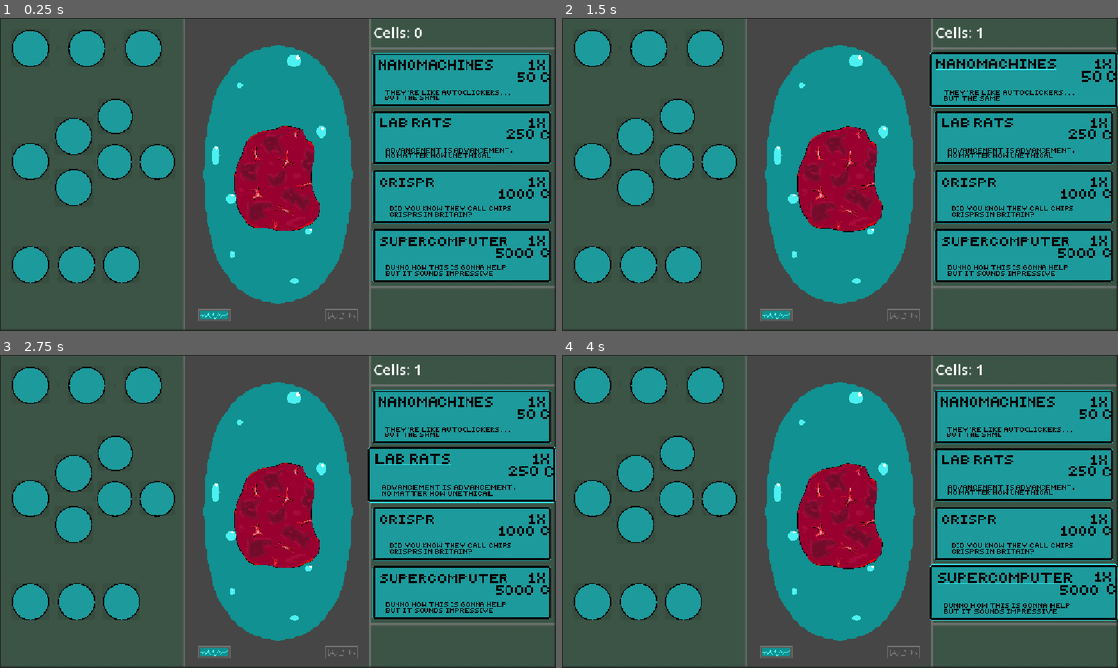
Above: before the commit, frames 1-4 (two rows, left to right).
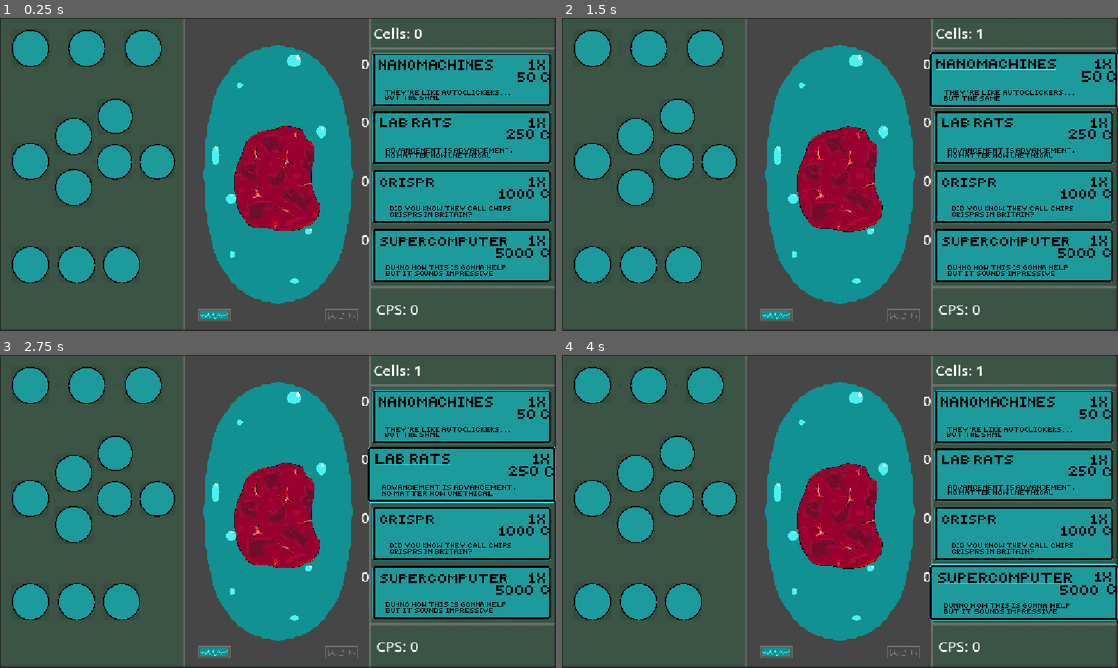
Above: after the commit, the same moments.

Repository: reesespieces342/homonculus-game
Game: Godot game, scene res://main/main.tscn
The game is run twice, just before and just after one commit, with the same random seed, the same clock (stepped at 60 frames per second) and the same inputs.
Inputs (mouse positions are in pixels of both pictures, inside the frame that each line leads up to):
- Up to frame 1 (0.25 s): no input
- Up to frame 2 (1.5 s): move the mouse to (840, 177) at 0.52 s; click (840, 177) at 0.67 s; move the mouse to (1023, 80) at 1.27 s; click (1023, 80) at 1.42 s
- Up to frame 3 (2.75 s): move the mouse to (461, 473) at 2.02 s; click (461, 473) at 2.17 s
- Up to frame 4 (4 s): tap Enter at 2.75 s; move the mouse to (1023, 533) at 2.77 s; click (1023, 533) at 2.92 s; tap Space at 3.5 s; move the mouse to (1023, 592) at 3.52 s; click (1023, 592) at 3.67 s

The runs differ from the first frame. In frame 1, 0.3% of the frame differs, in the area x 65-76%, y 2-95%; in frame 2, 0.3%; in frame 3, 0.3%; in frame 4, 0.3%.

Commit message:
working game
gen upgrades work (need balancing)

Diff:
--- /dev/null
+++ b/homunculus-game/main/cells_per_sec.gd
@@ -0,0 +1,5 @@
+extends Node2D
+
+
+func _on_timer_timeout() -> void:
+	Globals.cell_count += (Globals.cells_per_sec / 10)
--- /dev/null
+++ b/homunculus-game/main/cells_per_sec.tscn
@@ -0,0 +1,12 @@
+[gd_scene format=3 uid="uid://cfkq1h8wykd5p"]
+
+[ext_resource type="Script" uid="uid://7qklswqnj66q" path="res://main/cells_per_sec.gd" id="1_2hlp1"]
+
+[node name="CellsPerSec" type="Node2D" unique_id=54642062]
+script = ExtResource("1_2hlp1")
+
+[node name="Timer" type="Timer" parent="." unique_id=1604073143]
+wait_time = 0.1
+autostart = true
+
+[connection signal="timeout" from="Timer" to="." method="_on_timer_timeout"]
--- a/homunculus-game/main/globals.gd
+++ b/homunculus-game/main/globals.gd
@@ -1,6 +1,7 @@
 extends Node
 
-var cell_count : int = 0
+var cell_count : float = 0
+var cells_per_sec : float = 0
 
 # General upgrades
 var nano_count : int = 0
--- a/homunculus-game/main/main.tscn
+++ b/homunculus-game/main/main.tscn
@@ -2,17 +2,23 @@
 
 [ext_resource type="PackedScene" uid="uid://cywoh0fa70cg4" path="res://background/background.tscn" id="1_53q0u"]
 [ext_resource type="PackedScene" uid="uid://bwhnur23cu8dx" path="res://upgrade tiles/upgrade1.tscn" id="3_4hmqs"]
-[ext_resource type="PackedScene" uid="uid://barvmt4jlxtpb" path="res://text/label.tscn" id="3_piupu"]
+[ext_resource type="PackedScene" uid="uid://cfkq1h8wykd5p" path="res://main/cells_per_sec.tscn" id="3_oagth"]
+[ext_resource type="PackedScene" uid="uid://barvmt4jlxtpb" path="res://text/cell_count.tscn" id="3_piupu"]
 [ext_resource type="PackedScene" uid="uid://btusvri1d08jo" path="res://homunculus/homunculus.tscn" id="3_xwkvk"]
 [ext_resource type="PackedScene" uid="uid://c6psfwv1eobmk" path="res://skill tiles/skill1/skill1.tscn" id="4_c651c"]
 [ext_resource type="PackedScene" uid="uid://bkfniluxs5qwv" path="res://upgrade tiles/upgrade2.tscn" id="4_piupu"]
+[ext_resource type="PackedScene" uid="uid://c5tr6hw21g47j" path="res://text/nano_count.tscn" id="4_q0sk7"]
 [ext_resource type="PackedScene" uid="uid://esn0buu34kdc" path="res://skill tiles/skill1/skill1-1.tscn" id="5_kfbq2"]
 [ext_resource type="PackedScene" uid="uid://b1hd21ymlwer6" path="res://upgrade tiles/upgrade3.tscn" id="5_q0sk7"]
+[ext_resource type="PackedScene" uid="uid://b3x7edra5tgrh" path="res://text/rat_count.tscn" id="5_vapsy"]
 [ext_resource type="PackedScene" uid="uid://dalysjxaayou2" path="res://skill tiles/skill1/skill1-2.tscn" id="6_4dugh"]
+[ext_resource type="PackedScene" uid="uid://djj56tau86qr2" path="res://text/crispr_count.tscn" id="6_jofbb"]
 [ext_resource type="PackedScene" uid="uid://ctn4bpuwvb2bq" path="res://upgrade tiles/upgrade4.tscn" id="6_vapsy"]
 [ext_resource type="PackedScene" uid="uid://biowmge85lvt" path="res://skill tiles/skill2/skill2.tscn" id="7_4dugh"]
+[ext_resource type="PackedScene" uid="uid://d0xh5f6i58g4k" path="res://text/computer_count.tscn" id="7_re7it"]
 [ext_resource type="PackedScene" uid="uid://c6qp8cxe5b6b2" path="res://skill tiles/skill2/skill2-1.tscn" id="8_67ri8"]
 [ext_resource type="PackedScene" uid="uid://cv865vruee13x" path="res://skill tiles/skill2/skill2-2.tscn" id="9_grrlh"]
+[ext_resource type="PackedScene" uid="uid://1yvhcbxnus7j" path="res://text/cells_per_sec.tscn" id="9_n53tw"]
 [ext_resource type="PackedScene" uid="uid://debkbxwwcvnbm" path="res://skill tiles/skill2/skill2-2-1.tscn" id="10_0i4oc"]
 [ext_resource type="PackedScene" uid="uid://oul2prktuoya" path="res://skill tiles/skill2/skill2-3.tscn" id="11_bsumw"]
 [ext_resource type="PackedScene" uid="uid://85rchdosyucq" path="res://skill tiles/skill2/skill2-4.tscn" id="12_fwcvl"]
@@ -29,11 +35,55 @@
 [node name="Homunculus" parent="." unique_id=1771058321 instance=ExtResource("3_xwkvk")]
 position = Vector2(576, 329)
 
-[node name="Label" parent="." unique_id=237445989 instance=ExtResource("3_piupu")]
+[node name="CellsPerSec" parent="." unique_id=54642062 instance=ExtResource("3_oagth")]
+
+[node name="Counters" type="Node" parent="." unique_id=398599919]
+
+[node name="CellCount" parent="Counters" unique_id=237445989 instance=ExtResource("3_piupu")]
 offset_left = 774.0
 offset_top = 8.0
-offset_right = 852.0
-offset_bottom = 41.0
+offset_right = 1059.904
+offset_bottom = 25.839998
+vertical_alignment = 1
+
+[node name="NanoCount" parent="Counters" unique_id=819185519 instance=ExtResource("4_q0sk7")]
+offset_left = 725.0
+offset_top = 73.0
+offset_right = 765.0
+offset_bottom = 96.0
+horizontal_alignment = 2
+vertical_alignment = 1
+
+[node name="RatCount" parent="Counters" unique_id=1093689741 instance=ExtResource("5_vapsy")]
+offset_left = 725.0
+offset_top = 193.0
+offset_right = 765.0
+offset_bottom = 216.0
+horizontal_alignment = 2
+vertical_alignment = 1
+
+[node name="CRISPRCount" parent="Counters" unique_id=1411267948 instance=ExtResource("6_jofbb")]
+offset_left = 725.0
+offset_top = 315.0
+offset_right = 765.0
+offset_bottom = 338.0
+horizontal_alignment = 2
+vertical_alignment = 1
+
+[node name="ComputerCount" parent="Counters" unique_id=1249910316 instance=ExtResource("7_re7it")]
+offset_left = 725.0
+offset_top = 437.0
+offset_right = 765.0
+offset_bottom = 460.0
+horizontal_alignment = 2
+vertical_alignment = 1
+
+[node name="CellsPerSecond" parent="Counters" unique_id=948331108 instance=ExtResource("9_n53tw")]
+offset_left = 780.0
+offset_top = 567.0
+offset_right = 1136.0
+offset_bottom = 638.0
+vertical_alignment = 1
 
 [node name="UpgradeTiles" type="Node" parent="." unique_id=1664915217]
 
--- /dev/null
+++ b/homunculus-game/text/cell_count.gd
@@ -0,0 +1,8 @@
+extends Label
+
+@onready var cell_count = $"."
+
+# Called every frame. 'delta' is the elapsed time since the previous frame.
+func _process(delta: float) -> void:
+	cell_count.add_theme_font_size_override("font_size", 30)
+	cell_count.text = "Cells: %.0f" % [Globals.cell_count]
--- a/homunculus-game/text/label.tscn
+++ b/homunculus-game/text/cell_count.tscn
@@ -1,6 +1,6 @@
 [gd_scene format=3 uid="uid://barvmt4jlxtpb"]
 
-[ext_resource type="Script" uid="uid://b46xco3g41nng" path="res://text/label.gd" id="1_edyph"]
+[ext_resource type="Script" uid="uid://b46xco3g41nng" path="res://text/cell_count.gd" id="1_edyph"]
 
 [node name="Label" type="Label" unique_id=237445989]
 anchors_preset = -1
--- /dev/null
+++ b/homunculus-game/text/cells_per_sec.gd
@@ -0,0 +1,8 @@
+extends Label
+
+@onready var crispr_count = $"."
+
+# Called every frame. 'delta' is the elapsed time since the previous frame.
+func _process(delta: float) -> void:
+	crispr_count.add_theme_font_size_override("font_size", 30)
+	crispr_count.text = "CPS: %.0f" % [Globals.cells_per_sec]
--- /dev/null
+++ b/homunculus-game/text/cells_per_sec.tscn
@@ -0,0 +1,8 @@
+[gd_scene format=3 uid="uid://1yvhcbxnus7j"]
+
+[ext_resource type="Script" uid="uid://bp7jb8ul4eq0n" path="res://text/cells_per_sec.gd" id="1_23tpk"]
+
+[node name="CellsPerSecond" type="Label" unique_id=948331108]
+offset_right = 40.0
+offset_bottom = 23.0
+script = ExtResource("1_23tpk")
--- /dev/null
+++ b/homunculus-game/text/computer_count.gd
@@ -0,0 +1,8 @@
+extends Label
+
+@onready var computer_count = $"."
+
+# Called every frame. 'delta' is the elapsed time since the previous frame.
+func _process(delta: float) -> void:
+	computer_count.add_theme_font_size_override("font_size", 30)
+	computer_count.text = "%s" % [Globals.computer_count]
--- /dev/null
+++ b/homunculus-game/text/computer_count.tscn
@@ -0,0 +1,8 @@
+[gd_scene format=3 uid="uid://d0xh5f6i58g4k"]
+
+[ext_resource type="Script" uid="uid://bm0miy4gk8iw7" path="res://text/computer_count.gd" id="1_2il15"]
+
+[node name="ComputerCount" type="Label" unique_id=1249910316]
+offset_right = 40.0
+offset_bottom = 23.0
+script = ExtResource("1_2il15")
--- /dev/null
+++ b/homunculus-game/text/crispr_count.gd
@@ -0,0 +1,8 @@
+extends Label
+
+@onready var crispr_count = $"."
+
+# Called every frame. 'delta' is the elapsed time since the previous frame.
+func _process(delta: float) -> void:
+	crispr_count.add_theme_font_size_override("font_size", 30)
+	crispr_count.text = "%s" % [Globals.crispr_count]
--- /dev/null
+++ b/homunculus-game/text/crispr_count.tscn
@@ -0,0 +1,8 @@
+[gd_scene format=3 uid="uid://djj56tau86qr2"]
+
+[ext_resource type="Script" uid="uid://codkcv6c7nyxe" path="res://text/crispr_count.gd" id="1_wmuel"]
+
+[node name="CRISPRCount" type="Label" unique_id=1411267948]
+offset_right = 40.0
+offset_bottom = 23.0
+script = ExtResource("1_wmuel")
--- a/homunculus-game/text/label.gd
+++ /dev/null
@@ -1,8 +0,0 @@
-extends Label
-
-@onready var label = $"."
-
-# Called every frame. 'delta' is the elapsed time since the previous frame.
-func _process(delta: float) -> void:
-	label.add_theme_font_size_override("font_size", 30)
-	label.text = "Cells: %s" % [Globals.cell_count]
--- /dev/null
+++ b/homunculus-game/text/nano_count.gd
@@ -0,0 +1,8 @@
+extends Label
+
+@onready var nano_count: Label = $"."
+
+# Called every frame. 'delta' is the elapsed time since the previous frame.
+func _process(delta: float) -> void:
+	nano_count.add_theme_font_size_override("font_size", 30)
+	nano_count.text = "%s" % [Globals.nano_count]
--- /dev/null
+++ b/homunculus-game/text/nano_count.tscn
@@ -0,0 +1,8 @@
+[gd_scene format=3 uid="uid://c5tr6hw21g47j"]
+
+[ext_resource type="Script" uid="uid://lm3yydoc08fn" path="res://text/nano_count.gd" id="1_ua7fs"]
+
+[node name="NanoCount" type="Label" unique_id=819185519]
+offset_right = 40.0
+offset_bottom = 23.0
+script = ExtResource("1_ua7fs")
--- /dev/null
+++ b/homunculus-game/text/rat_count.gd
@@ -0,0 +1,8 @@
+extends Label
+
+@onready var rat_count = $"."
+
+# Called every frame. 'delta' is the elapsed time since the previous frame.
+func _process(delta: float) -> void:
+	rat_count.add_theme_font_size_override("font_size", 30)
+	rat_count.text = "%s" % [Globals.rat_count]
--- /dev/null
+++ b/homunculus-game/text/rat_count.tscn
@@ -0,0 +1,8 @@
+[gd_scene format=3 uid="uid://b3x7edra5tgrh"]
+
+[ext_resource type="Script" uid="uid://dtfv88pkp5hs6" path="res://text/rat_count.gd" id="1_0pt6t"]
+
+[node name="RatCount" type="Label" unique_id=1093689741]
+offset_right = 40.0
+offset_bottom = 23.0
+script = ExtResource("1_0pt6t")
--- a/homunculus-game/upgrade tiles/upgrade2.tscn
+++ b/homunculus-game/upgrade tiles/upgrade2.tscn
@@ -15,5 +15,6 @@
 [node name="CollisionShape2D" type="CollisionShape2D" parent="." unique_id=522114944]
 shape = SubResource("RectangleShape2D_2838g")
 
+[connection signal="input_event" from="." to="." method="_on_input_event"]
 [connection signal="mouse_entered" from="." to="." method="_on_mouse_entered"]
 [connection signal="mouse_exited" from="." to="." method="_on_mouse_exited"]
--- a/homunculus-game/upgrade tiles/upgrade3.tscn
+++ b/homunculus-game/upgrade tiles/upgrade3.tscn
@@ -15,5 +15,6 @@
 [node name="CollisionShape2D" type="CollisionShape2D" parent="." unique_id=522114944]
 shape = SubResource("RectangleShape2D_2838g")
 
+[connection signal="input_event" from="." to="." method="_on_input_event"]
 [connection signal="mouse_entered" from="." to="." method="_on_mouse_entered"]
 [connection signal="mouse_exited" from="." to="." method="_on_mouse_exited"]
--- a/homunculus-game/upgrade tiles/upgrade4.tscn
+++ b/homunculus-game/upgrade tiles/upgrade4.tscn
@@ -15,5 +15,6 @@
 [node name="CollisionShape2D" type="CollisionShape2D" parent="." unique_id=522114944]
 shape = SubResource("RectangleShape2D_2838g")
 
+[connection signal="input_event" from="." to="." method="_on_input_event"]
 [connection signal="mouse_entered" from="." to="." method="_on_mouse_entered"]
 [connection signal="mouse_exited" from="." to="." method="_on_mouse_exited"]
--- a/homunculus-game/upgrade tiles/upgrade_1.gd
+++ b/homunculus-game/upgrade tiles/upgrade_1.gd
@@ -25,4 +25,4 @@
 				Globals.cell_count -= 50
 				Globals.nano_count += 1
 
-			print("Nanomachine count: ", Globals.nano_count)
+				Globals.cells_per_sec += 1
--- a/homunculus-game/upgrade tiles/upgrade_2.gd
+++ b/homunculus-game/upgrade tiles/upgrade_2.gd
@@ -16,3 +16,12 @@
 	sprite.texture = UNSELECTED
 	var tween = create_tween()
 	tween.tween_property(self, "scale", Vector2(1, 1), .05)
+
+
+func _on_input_event(viewport: Node, event: InputEvent, shape_idx: int) -> void:
+	if event is InputEventMouseButton:
+		if event.button_index == MOUSE_BUTTON_LEFT and event.pressed:
+			if Globals.cell_count >= 250:
+				Globals.cell_count -= 250
+				Globals.rat_count += 1
+				Globals.cells_per_sec += 6
--- a/homunculus-game/upgrade tiles/upgrade_3.gd
+++ b/homunculus-game/upgrade tiles/upgrade_3.gd
@@ -16,3 +16,12 @@
 	sprite.texture = UNSELECTED
 	var tween = create_tween()
 	tween.tween_property(self, "scale", Vector2(1, 1), .05)
+
+
+func _on_input_event(viewport: Node, event: InputEvent, shape_idx: int) -> void:
+	if event is InputEventMouseButton:
+		if event.button_index == MOUSE_BUTTON_LEFT and event.pressed:
+			if Globals.cell_count >= 1000:
+				Globals.cell_count -= 1000
+				Globals.crispr_count += 1
+				Globals.cells_per_sec += 25
--- a/homunculus-game/upgrade tiles/upgrade_4.gd
+++ b/homunculus-game/upgrade tiles/upgrade_4.gd
@@ -16,3 +16,12 @@
 	sprite.texture = UNSELECTED
 	var tween = create_tween()
 	tween.tween_property(self, "scale", Vector2(1, 1), .05)
+
+
+func _on_input_event(viewport: Node, event: InputEvent, shape_idx: int) -> void:
+	if event is InputEventMouseButton:
+		if event.button_index == MOUSE_BUTTON_LEFT and event.pressed:
+			if Globals.cell_count >= 5000:
+				Globals.cell_count -= 5000
+				Globals.computer_count += 1
+				Globals.cells_per_sec += 130
Not shown, added: homunculus-game/main/cells_per_sec.gd.uid
Renamed: homunculus-game/text/label.gd.uid -> homunculus-game/text/cell_count.gd.uid
Not shown, added: homunculus-game/text/cells_per_sec.gd.uid
Not shown, added: homunculus-game/text/computer_count.gd.uid
Not shown, added: homunculus-game/text/crispr_count.gd.uid
Not shown, added: homunculus-game/text/nano_count.gd.uid
Not shown, added: homunculus-game/text/rat_count.gd.uid
